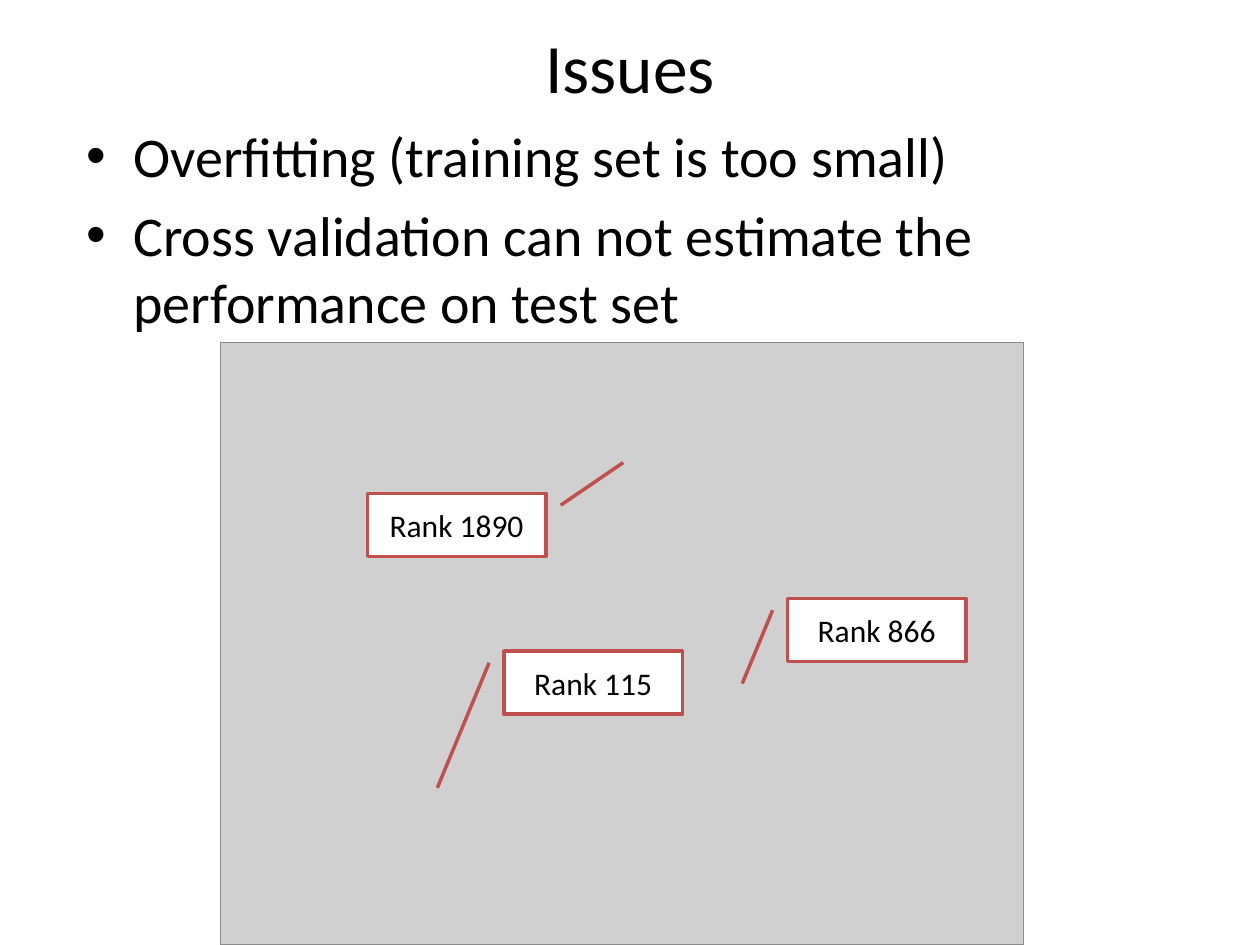
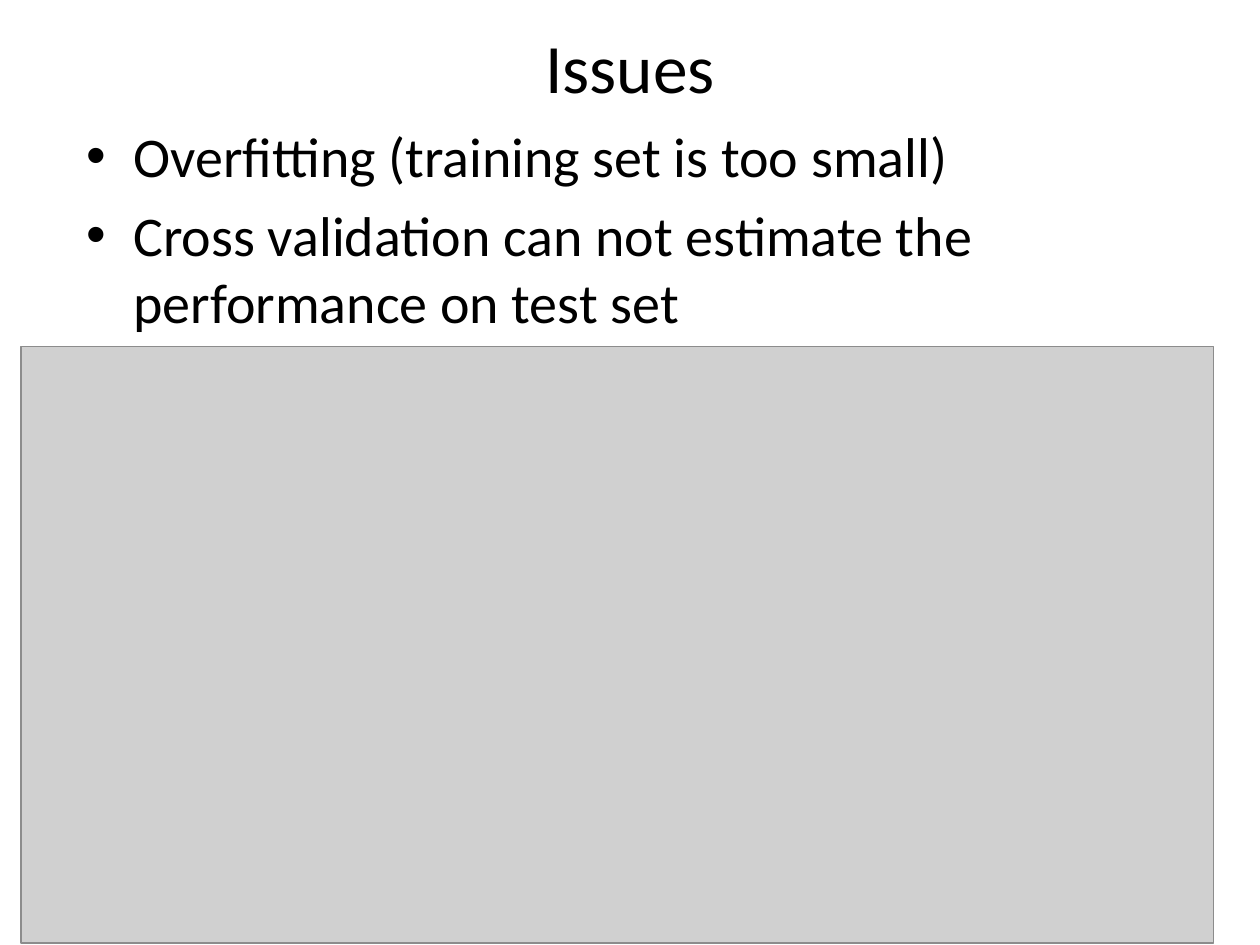
Before and after one commit to hxwang/revenue-prediction, a slide deck: slide 15 of doc/presentation/revenue-prediction.pptx (slide 14 before the commit). Drawn at 1260x945 pixels with LibreOffice and Linux fonts; fonts in the diff are those of the drawing; grey boxes stand for pictures. Boxes give left, top, right and bottom in pixels: in the first picture for what was removed or moved away, otherwise in the second. Text is boxed around its words. In the diff, an @@ line names an element or a change of style, - is before the commit and + after.

```diff
--- a/doc/presentation/revenue-prediction.pptx
+++ b/doc/presentation/revenue-prediction.pptx
@@ picture: place and size @@
-picture at box(220, 343, 1023, 945)
+picture at box(21, 346, 1215, 942)
@@ border callout removed at box(368, 494, 547, 557) @@
-Rank 1890
@@ border callout removed at box(788, 598, 966, 662) @@
-Rank 866
@@ border callout removed at box(504, 651, 683, 714) @@
-Rank 115
```
Also in this commit, not shown: 8 other slides changed, 1 slide added, 5 other files.
